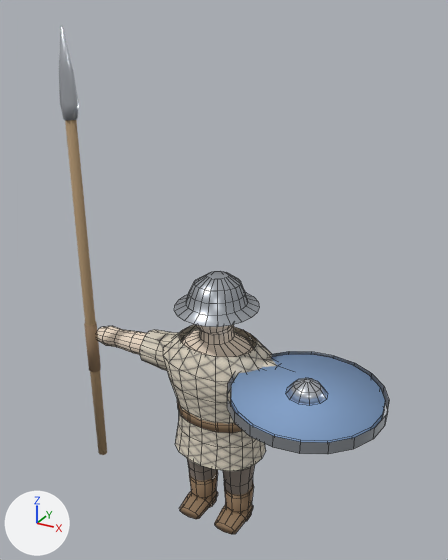
A saved change to the Blender file assets/blender/spearman_rigged.blend.
Both versions are drawn from a camera (50 mm lens) standing at (0.567, -1.015, 1.109) and looking at (0.025, -0.031, 0.616). The lights are fixed; the arrows at lower left show +X, +Y and +Z. The picture after the commit comes second. Mesh edges are drawn as thin lines on the coarser meshes.

The first picture shows 'MedievalSpearman', 'Shield', 'SpearWeapon'.
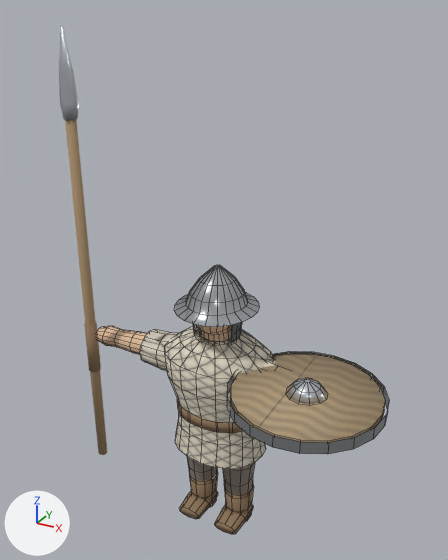
What differs and where, as boxes (x1, y1, x2, y2) in the pictures (448 x 560 px; the box of a moved part takes in the faces that stretch with it):
'MedievalSpearman', surface changed, reshaped: before (97, 271, 277, 534); after (97, 265, 278, 534)
'Shield', surface changed (blue to brown): (227, 351, 389, 450) in both
part 1 of me_body_torsohead, rebuilt: before (163, 325, 272, 471); after (165, 326, 273, 469)
part 2 of me_body_torsohead, added (mostly hidden): after (193, 322, 242, 344)
part 3 of me_body_torsohead, reshaped: before (139, 330, 277, 371); after (140, 330, 278, 371)
part 4 of me_body_torsohead, moved or reshaped: before (186, 271, 248, 316); after (186, 265, 248, 316)

Patch to the scene script:
```diff
--- a/assets/blender/spearman_rigged.blend.py
+++ b/assets/blender/spearman_rigged.blend.py
@@ mat_spearmanskin @@
 mat_spearmanskin = principled_material('SpearmanSkin')
-mat_spearmanskin.base_color = (0.86, 0.72, 0.58)  # beige #efddc8
-mat_spearmanskin.roughness = 0.78
+mat_spearmanskin.texture = img_tex_spearman_skin
+mat_spearmanskin.roughness = 0.76
@@ mat_spearmanhelmetiron @@
 mat_spearmanhelmetiron = bpy.data.materials.new('SpearmanHelmetIron')
-# nodes: BsdfPrincipled, OutputMaterial
-# colours: light grey #b5bac0
+# nodes: BsdfPrincipled, Bump, OutputMaterial, TexImage
+# uses the picture img_tex_spearman_plate
@@ mat_shieldface @@
 mat_shieldface = principled_material('ShieldFace')
-mat_shieldface.base_color = (0.22, 0.35, 0.58)  # blue #81a0c8
-mat_shieldface.metallic = 0.05
-mat_shieldface.roughness = 0.75
+mat_shieldface.texture = img_tex_spearman_shield
+mat_shieldface.metallic = 0.04
+mat_shieldface.roughness = 0.76
@@ mat_spearmanchainmail @@
+mat_spearmanchainmail = bpy.data.materials.new('SpearmanChainmail')
+# uses the picture img_tex_spearman_chainmail
@@ me_body_torsohead @@
-me_body_torsohead.from_pydata(...)  # 1014 vertices, 843 faces; spans x -0.322..0.322, y -0.106..0.079, z 0.0..0.616
+me_body_torsohead.from_pydata(...)  # 1182 vertices, 993 faces; spans x -0.322..0.322, y -0.106..0.079, z 0.0..0.634
+# me_body_torsohead part 1: the loose piece of 120 vertices spanning x -0.126..0.126, y -0.1..0.079, z 0.185..0.471 is rebuilt with 180 vertices and now spans x -0.122..0.122, y -0.098..0.079, z 0.191..0.489
+# me_body_torsohead part 2: a new loose piece of 60 vertices spanning x -0.055..0.055, y -0.04..0.047, z 0.478..0.552, in mat_spearmanchainmail
+# me_body_torsohead part 3
+# 22 vertices are removed from x -0.183..0.184, y -0.045..0.035, z 0.36..0.436
+# 24 faces are deleted
+# 5 vertices in x -0.082..0.086, y -0.031..0.044, z 0.354..0.426 move by (-0.001, 0.0, 0.0)
+# 4 vertices in x -0.135..0.137, y -0.05..0.038, z 0.398..0.44 move by (0.0, 0.001, 0.0)
+# 4 vertices in x -0.134..0.133, y -0.055..-0.027, z 0.362..0.426 move by (0.0, -0.001, 0.0)
+# 3 vertices in x -0.087..0.082, y -0.007..0.036, z 0.361..0.45 move by (-0.001, 0.001, 0.0)
+# 3 vertices in x -0.087..0.136, y -0.045..0.032, z 0.377..0.443 move by (0.001, 0.001, 0.0)
+# 3 vertices in x -0.136..0.136, y -0.049..-0.028, z 0.361..0.434 move by (0.001, 0.0, 0.0)
+# 18 vertices move from x -0.138..0.137, y -0.055..0.032, z 0.354..0.45 to x -0.138..0.136, y -0.056..0.031, z 0.354..0.45
+# 70 vertices are added at x -0.183..0.184, y -0.045..0.035, z 0.36..0.436
+# 72 new faces join them, mat_spearmangambeson
+# me_body_torsohead part 4
+# 66 vertices move from x -0.055..0.055, y -0.075..0.049, z 0.572..0.616 to x -0.054..0.054, y -0.074..0.048, z 0.574..0.634
 me_body_torsohead.materials.append(mat_spearmanskin)
@@ me_body_torsohead @@
 me_body_torsohead.materials.append(mat_spearmanhelmetiron)
+me_body_torsohead.materials.append(mat_spearmanchainmail)
@@ me_shield_board @@
 me_shield_board.from_pydata(...)  # 116 vertices, 68 faces; spans x -0.152..0.152, y -0.152..0.152, z -0.012..0.036
 # used by ob_shield; location = (0.225, -0.068, 0.43); rotation_euler = (0.0, 0.0, 3.142), in degrees (0, 0, 180)
+# me_shield_board part 5: texture (UV) coordinates changed
 me_shield_board.materials.append(mat_shieldface)
```
